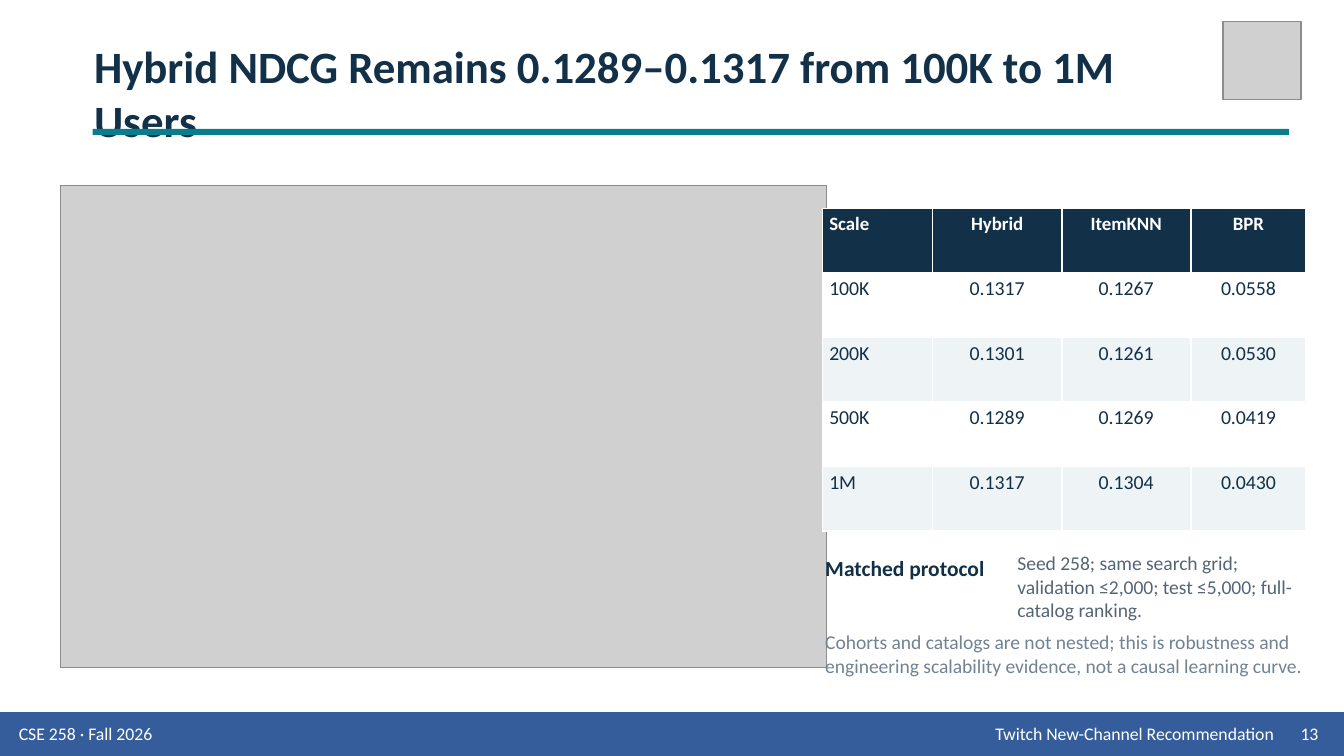
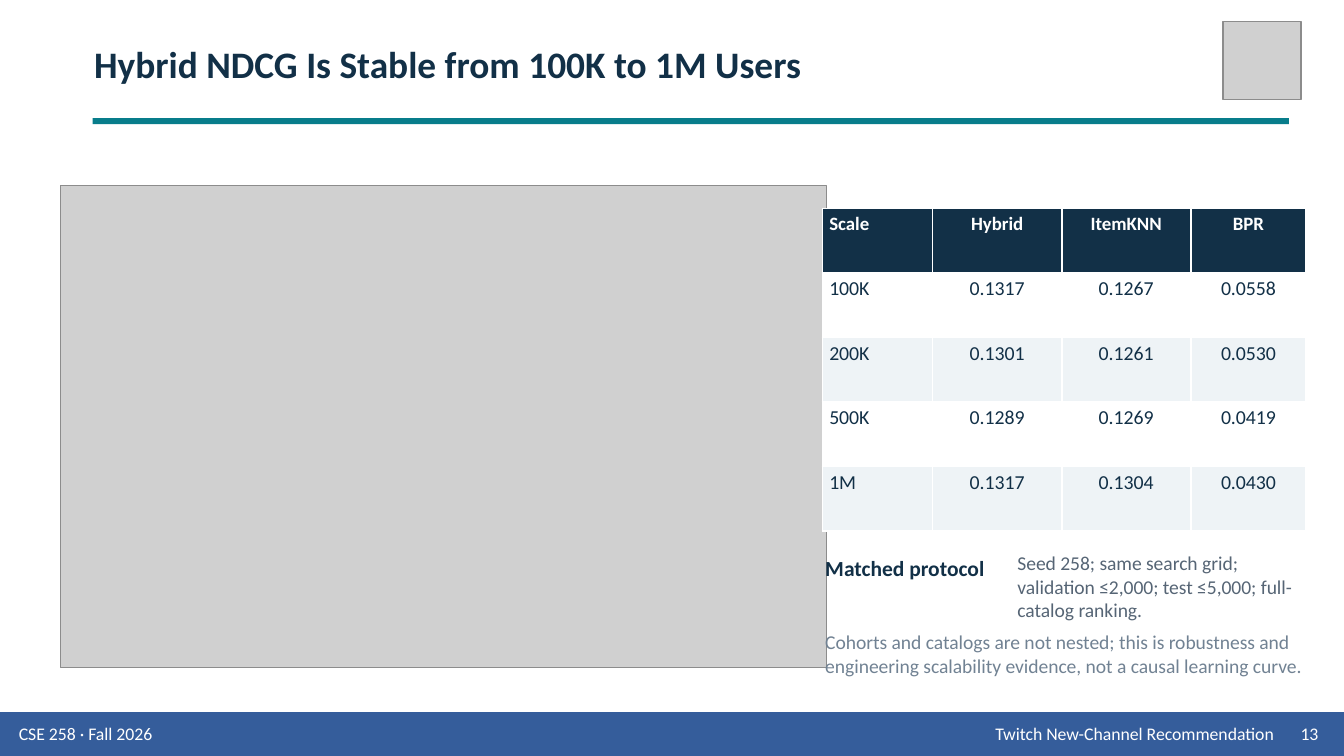
Before and after one commit to Wen-Chieh-Lo/You-know-who-did-God-did-, a slide deck: slide 13 of presentation/Group_9_Presentation_Twitch.pptx. Drawn at 1344x756 pixels with LibreOffice and Linux fonts; fonts in the diff are those of the drawing; grey boxes stand for pictures. Boxes give left, top, right and bottom in pixels: in the first picture for what was removed or moved away, otherwise in the second. Text is boxed around its words. In the diff, an @@ line names an element or a change of style, - is before the commit and + after.

```diff
--- a/presentation/Group_9_Presentation_Twitch.pptx
+++ b/presentation/Group_9_Presentation_Twitch.pptx
@@ text "Hybrid NDCG Is Stable from ..." at (94,51,801,84): vertical alignment top to middle @@
@@ text at (94,51,801,84): text changed; size 24 to 20 pt @@
-Hybrid NDCG Remains 0.1289–0.1317 from 100K to 1M Users
+Hybrid NDCG Is Stable from 100K to 1M Users
@@ rectangle: place and size @@
-rectangle at (93,129,1289,134)
+rectangle at (93,118,1289,124)
```
Also in this commit, not shown: 13 other slides changed, 1 slide added, 1 slide removed, 2 other files.
